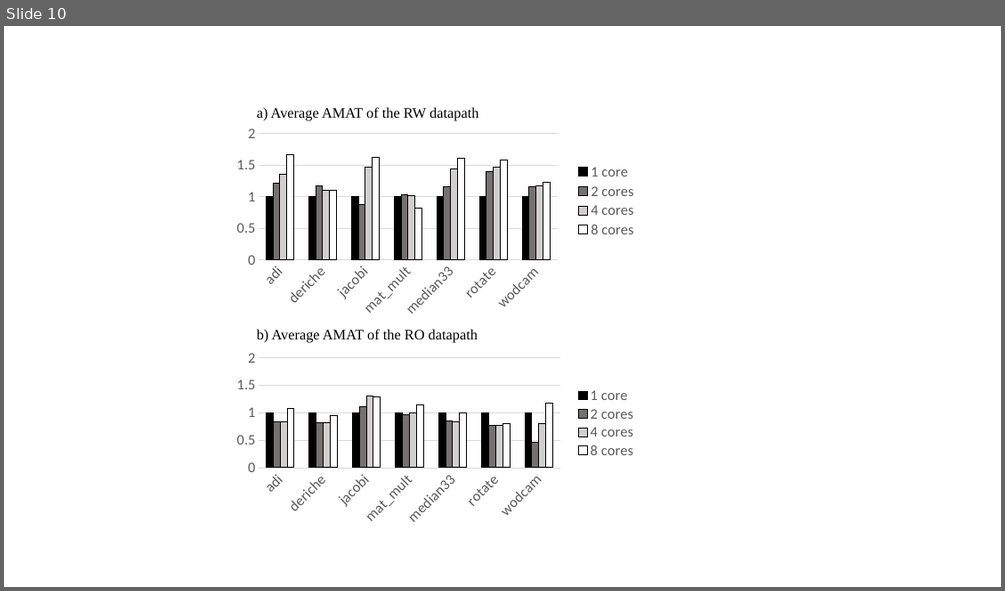
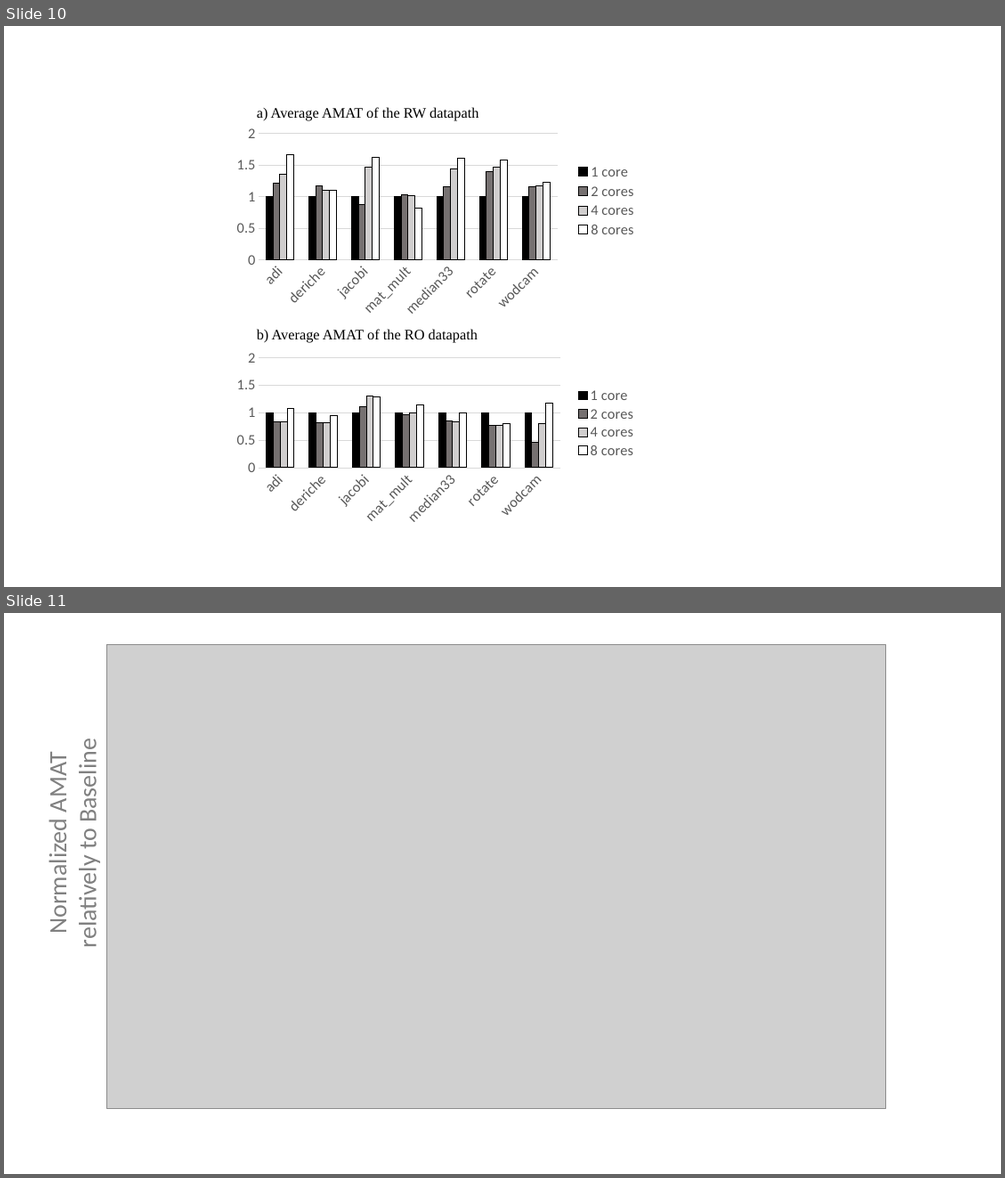
Before and after one commit to gvaumour/cases, a slide deck: figures.pptx. Shown one above the other, each under a label of ours: slide 10 before the commit, slides 10 and 11 after it. The pictures are 1005x591 and 1005x1178 pixels, drawn with LibreOffice and Linux fonts; fonts in the diff are those of the drawing; grey boxes stand for pictures. Boxes give left, top, right and bottom in pixels: in the first picture for what was removed or moved away, otherwise in the second. Text is boxed around its words. In the diff, an @@ line names an element or a change of style, - is before the commit and + after.

```diff
--- a/figures.pptx
+++ b/figures.pptx
@@ slide 11 added at [4,613,1001,1174], background #FFFFFF @@
@@ picture added at [107,644,886,1109] @@
@@ text added at [42,747,103,945], 24 pt, text #808080 @@
+Normalized AMAT
+relatively to Baseline
```
Also in this commit, not shown: 1 slide changed, 2 other slides added, 8 other files.
